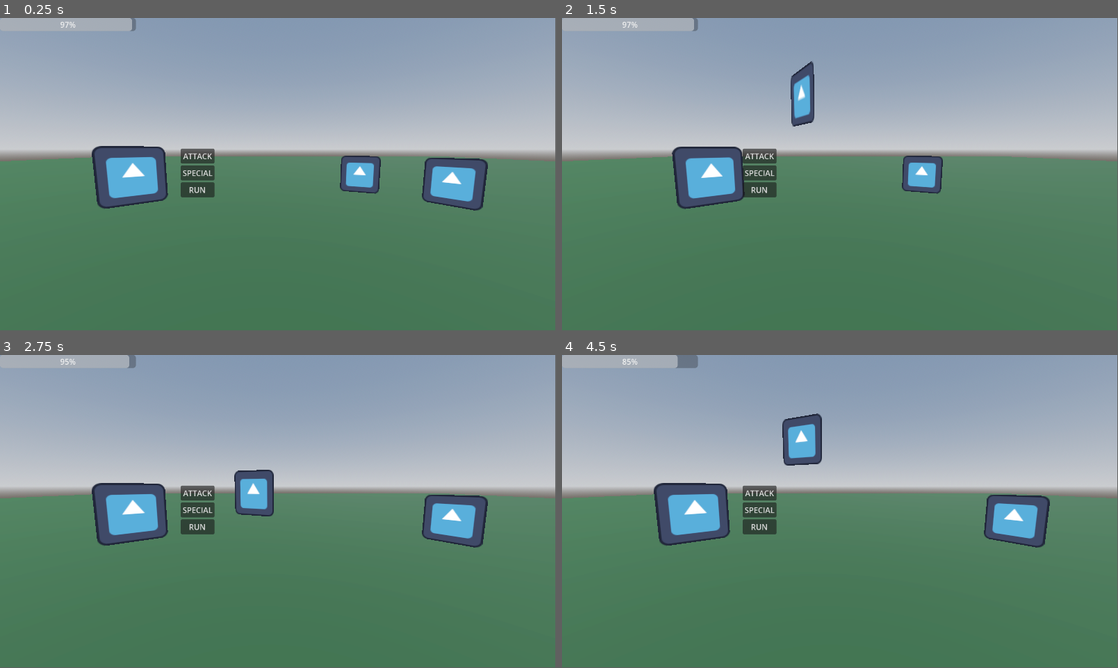
Above: before the commit, frames 1-4 (two rows, left to right).
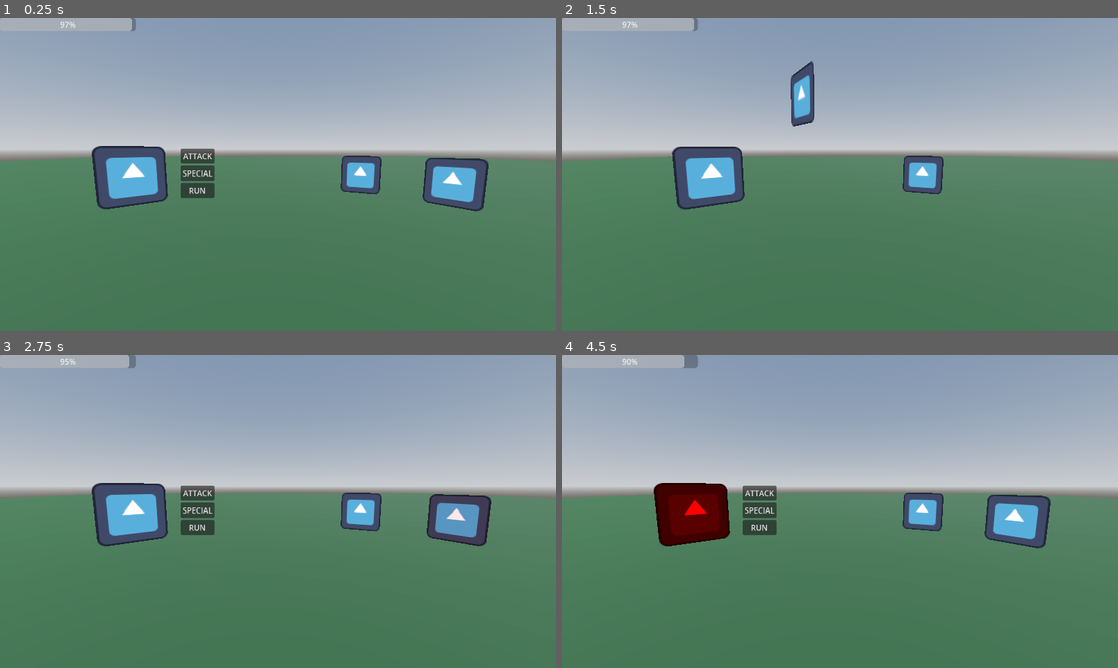
Above: after the commit, the same moments.

Repository: pollution0504/diceGame
Game: Godot game, scene res://Combat/battle_scene.tscn
Two runs of this game, one before a commit and one after it. Both use one fixed random seed, a clock stepped at 60 frames per second and the inputs below. The project has no main scene, so this scene is started directly. The engine's default icon, where the game draws it, is replaced by a stand-in: a white triangle on a blue panel in a dark square.
Inputs:
- Up to frame 1 (0.25 s): no input
- Up to frame 2 (1.5 s): click "ATTACK" at 0.5 s; tap Enter (ui_accept) at 1.25 s; hold D (right) from 1.28 s (still down)
- Up to frame 3 (2.75 s): tap Enter (ui_accept) at 1.52, 2.27 s; release D (right) at 2.03 s; hold A (left) from 2.03 s (still down)
- Up to frame 4 (4.5 s): release A (left) at 2.78 s; hold D (right) 2.78-4.28 s; tap Enter (ui_accept) at 3.77 s; hold A (left) from 4.28 s (still down)
The window is 799x449 before the commit and 800x450 after it. Grey fills any space a smaller window leaves; there, only what the larger window draws over its background counts as a difference.

The runs differ from the first frame. In frame 1, 0.6% of the frame differs, in the area x 16-100%, y 0-62%; in frame 2, 1.1%; in frame 3, 3.4%; in frame 4, 4.8%, in the area x 10-100%, y 0-62%.

Commit message:
player gets hurt

Diff:
--- a/Combat/battle_entity.gd
+++ b/Combat/battle_entity.gd
@@ -42,6 +42,7 @@
 	if !is_alive():
 		die()
 	print("current health: ", current_health)
+	PlayHitImpactTween()
 	return damage_taken
 
 
@@ -54,3 +55,33 @@
 func die():
 	print("dead")
 	#play death animation
+
+func PlayHitImpactTween():
+	var tween = get_tree().create_tween().set_parallel(true)
+
+	# Keep track of where the sprite should be
+	var original_pos = visual_component.position
+
+	# --- VISUAL FEEDBACK (Color) ---
+	# Flash red quickly
+	tween.tween_property(visual_component, "modulate", Color.RED, 0.1)
+	# Fade back to white, starting after 0.1s
+	tween.chain().tween_property(visual_component, "modulate", Color.WHITE, 0.2)
+
+
+	# --- PHYSICAL FEEDBACK (Position) ---
+	# Calculate 'backwards' based on where the sprite is facing (local -z)
+	var knockback_distance = 0.3
+	var hit_pos = original_pos - (visual_component.transform.basis.z * knockback_distance)
+
+	# Jump back on impact
+	tween.tween_property(visual_component, "position", hit_pos, 0.05)\
+		.set_trans(Tween.TRANS_QUART).set_ease(Tween.EASE_OUT)
+
+	# Settle back to original position
+	tween.chain().tween_property(visual_component, "position", original_pos, 0.25)\
+		.set_trans(Tween.TRANS_ELASTIC).set_ease(Tween.EASE_OUT)
+
+
+func PlayAttackAnimation(target_entity : BattleEntity):
+	return null
--- a/Combat/battle_scene.gd
+++ b/Combat/battle_scene.gd
@@ -63,7 +63,9 @@
 	await get_tree().create_timer(1.0).timeout # Small pause for "thinking"
 	var target = actor.choose_target([player])
 	if target:
-		actor.Attack(target)
+		await actor.Attack(target)
+
+
 		print("ouch")
 	advance_turn()
 
@@ -73,7 +75,8 @@
 
 	if target_idx != -1:
 		var target = enemies[target_idx]
-		source_entity.Attack(target)
+		await source_entity.Attack(target)
+
 
 	advance_turn()
 
--- a/Combat/battle_scene.tscn
+++ b/Combat/battle_scene.tscn
@@ -45,8 +45,10 @@
 [node name="Player" parent="." unique_id=471347518 instance=ExtResource("2_hrir6")]
 transform = Transform3D(0.4962123, 0, 0.41206592, 0, 0.645, 0, -0.41206592, 0, 0.4962123, -2.0243435, 0.4978546, 1.8053284)
 
-[node name="EnemyMinion" parent="." unique_id=1450971375 instance=ExtResource("3_omqys")]
+[node name="EnemyMinion" parent="." unique_id=1450971375 node_paths=PackedStringArray("visual_component") instance=ExtResource("3_omqys")]
 transform = Transform3D(0.3331521, 0, -0.46865195, 0, 0.575, 0, 0.46865195, 0, 0.3331521, 2.6465883, 0.36900675, 1.5834628)
+visual_component = NodePath(".")
 
-[node name="EnemyMinion2" parent="." unique_id=1198589728 instance=ExtResource("3_omqys")]
+[node name="EnemyMinion2" parent="." unique_id=1198589728 node_paths=PackedStringArray("visual_component") instance=ExtResource("3_omqys")]
 transform = Transform3D(0.5228442, 0, -0.23928848, 0, 0.57500005, 0, 0.23928848, 0, 0.5228442, 1.6465883, 0.36900675, 0.58346283)
+visual_component = NodePath(".")
--- a/Combat/player.tscn
+++ b/Combat/player.tscn
@@ -23,11 +23,12 @@
 "speed": 5.0
 }]
 
-[node name="Player" type="Node3D" unique_id=472278561 node_paths=PackedStringArray("health_bar")]
+[node name="Player" type="Node3D" unique_id=472278561 node_paths=PackedStringArray("health_bar", "visual_component")]
 transform = Transform3D(0.645, 0, 0, 0, 0.645, 0, 0, 0, 0.645, 0, 0, 0)
 script = ExtResource("2_2y06h")
 health_bar = NodePath("ProgressBar")
 stats = SubResource("Resource_hrir6")
+visual_component = NodePath("AnimatedSprite3D")
 
 [node name="ProgressBar" type="ProgressBar" parent="." unique_id=166768163]
 offset_right = 282.0
--- a/project.godot
+++ b/project.godot
@@ -13,6 +13,10 @@
 config/name="DiceGame"
 config/features=PackedStringArray("4.6", "Forward Plus")
 config/icon="res://icon.svg"
+
+[display]
+
+window/stretch/mode="viewport"
 
 [input]
 
